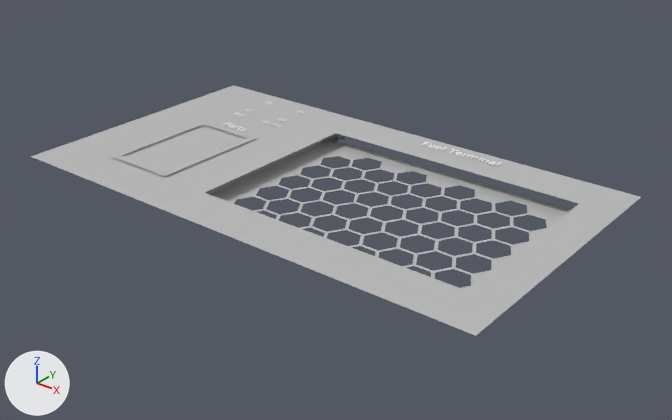
One commit to the FBX model Assets/MiniGames/Repair/Models/Fuel_Terminal_000.fbx: the scene before it, then after it.
The view is the same before and after, from a 50 mm lens placed at (37.4, -46.0, 23.3), pointed at (5.1, -5.8, -1.7). The axes (+X, +Y, +Z) are drawn at lower left. The lights are the same throughout. Where no turn or scale is listed for an object, it has been applied to the vertices. Vertices at the same position are counted once.

Before the edit, the objects in view are built like this:
```python
ob_coolant_label = bpy.data.objects.new('Coolant_Label', me_mesh_003)
ob_coolant_label.location = (-3.0, -2.52, 1.1)
ob_coolant_off_label = bpy.data.objects.new('Coolant_Off_Label', me_mesh_009)
ob_coolant_off_label.location = (-3.0, -1.52, 1.1)
ob_coolant_on_label = bpy.data.objects.new('Coolant_On_Label', me_mesh_008)
ob_coolant_on_label.location = (-3.0, 0.48, 1.1)
ob_fuel_label = bpy.data.objects.new('Fuel_Label', me_mesh_007)
ob_fuel_label.location = (-6.0, -2.52, 1.1)
ob_fuel_terminal_label = bpy.data.objects.new('Fuel_Terminal_Label', me_mesh_001)
ob_fuel_terminal_label.location = (6.92, 0.61, 1.1)
ob_hex_grid = bpy.data.objects.new('Hex_Grid', me_mesh)
ob_hex_grid.location = (0.0, 0.0, 0.0)
ob_maintenance_panel = bpy.data.objects.new('Maintenance_Panel', me_mesh_010)
ob_maintenance_panel.location = (0.16, 0.0, 1.0)
ob_parts_border = bpy.data.objects.new('Parts_Border', me_mesh_002)
ob_parts_border.location = (-4.5, -9.0, 1.1)
ob_parts_label = bpy.data.objects.new('Parts_Label', me_mesh_006)
ob_parts_label.location = (-4.5, -4.48, 1.1)
```
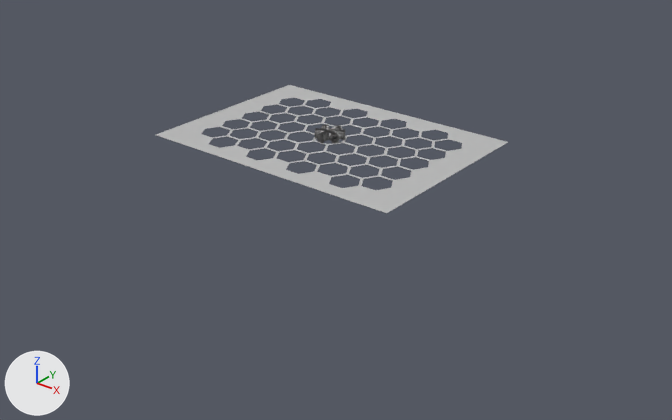
Where the newer file only moved an object's origin or applied its transform, the numbers keep the older frame.

Changed parts and their boxes [x1, y1, x2, y2] in the pictures (672 x 420 px):
'Maintenance_Panel', deleted
    before: [31, 85, 641, 336]
'Hex_Grid', reshaped
    before: [209, 140, 571, 290]
    after: [156, 85, 508, 213]
'Parts_Border', deleted
    before: [111, 121, 257, 176]
'Fuel_Terminal_Label', deleted
    before: [421, 142, 502, 166]
'Parts_Label', deleted
    before: [223, 122, 247, 131]
'Coolant_Label', deleted
    before: [263, 121, 281, 127]
'Fuel_Label', deleted
    before: [234, 112, 244, 116]
'Coolant_Off_Label', deleted
    before: [278, 118, 286, 121]
part 1 of me_mesh_016, cut back
    after: [317, 127, 341, 143]
part 2 of me_mesh_020, cut back
    before: [318, 133, 343, 143]
    after: [317, 125, 343, 142]
part 4 of me_mesh_011, cut back
    before: [320, 133, 345, 144]
    after: [315, 125, 345, 144]

The change, as a diff of the scene's bpy script:
```diff
--- a/Assets/MiniGames/Repair/Models/Fuel_Terminal_000.fbx.py
+++ b/Assets/MiniGames/Repair/Models/Fuel_Terminal_000.fbx.py
@@ me_mesh @@
-me_mesh.from_pydata(...)  # 730 vertices, 1190 faces; spans x 0.0..19.6, y -14.0..0.0, z 0.0
+me_mesh.from_pydata(...)  # 730 vertices, 696 faces; spans x -9.8..9.8, y -7.0..7.0, z 0.0
+# me_mesh part 3: 688 vertices removed from x 0.0..19.6, y -14.0..0.0, z 0.0; 688 vertices added at x -9.8..9.8, y -7.0..7.0, z 0.0
 me_mesh.materials.append(mat_lambert1)
@@ me_mesh_011 @@
-me_mesh_011.from_pydata(...)  # 164 vertices, 300 faces; spans x -1.05..1.05, y -1.0..1.0, z -0.31..0.31
+me_mesh_011.from_pydata(...)  # 164 vertices, 156 faces; spans x -1.05..1.05, y -1.0..1.0, z -0.31..0.31
+# me_mesh_011 part 4
+# 288 faces are deleted
+# 144 new faces join them
 me_mesh_011.materials.append(mat_lambert1)
@@ me_mesh_020 @@
-me_mesh_020.from_pydata(...)  # 116 vertices, 212 faces; spans x -1.05..1.05, y -1.0..1.0, z -0.31..0.31
+me_mesh_020.from_pydata(...)  # 116 vertices, 112 faces; spans x -1.05..1.05, y -1.0..1.0, z -0.31..0.31
+# me_mesh_020 part 2
+# 200 faces are deleted
+# 100 new faces join them
 me_mesh_020.materials.append(mat_lambert1)
@@ me_mesh_016 @@
-me_mesh_016.from_pydata(...)  # 67 vertices, 88 faces; spans x -0.36..0.36, y -1.0..1.0, z 0.01..0.64
+me_mesh_016.from_pydata(...)  # 67 vertices, 46 faces; spans x -0.36..0.36, y -1.0..1.0, z 0.01..0.64
+# me_mesh_016 part 1
+# 84 faces are deleted
+# 42 new faces join them
 me_mesh_016.materials.append(mat_lambert1)
@@ ob_fuel_terminal_label @@
-ob_fuel_terminal_label = bpy.data.objects.new('Fuel_Terminal_Label', me_mesh_001)
@@ ob_coolant_off_label @@
-ob_coolant_off_label = bpy.data.objects.new('Coolant_Off_Label', me_mesh_009)
@@ ob_coolant_on_label @@
-ob_coolant_on_label = bpy.data.objects.new('Coolant_On_Label', me_mesh_008)
@@ ob_parts_border @@
-ob_parts_border = bpy.data.objects.new('Parts_Border', me_mesh_002)
@@ ob_parts_label @@
-ob_parts_label = bpy.data.objects.new('Parts_Label', me_mesh_006)
@@ ob_coolant_label @@
-ob_coolant_label = bpy.data.objects.new('Coolant_Label', me_mesh_003)
@@ ob_fuel_label @@
-ob_fuel_label = bpy.data.objects.new('Fuel_Label', me_mesh_007)
@@ ob_maintenance_panel @@
-ob_maintenance_panel = bpy.data.objects.new('Maintenance_Panel', me_mesh_010)
```
